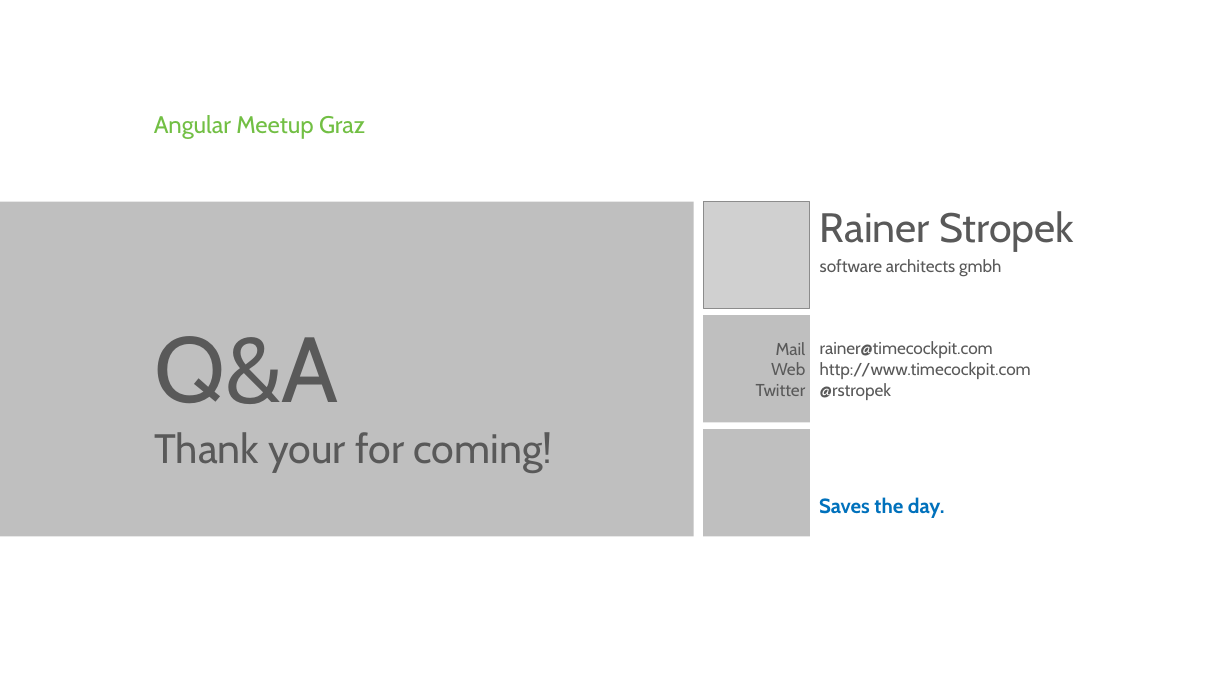
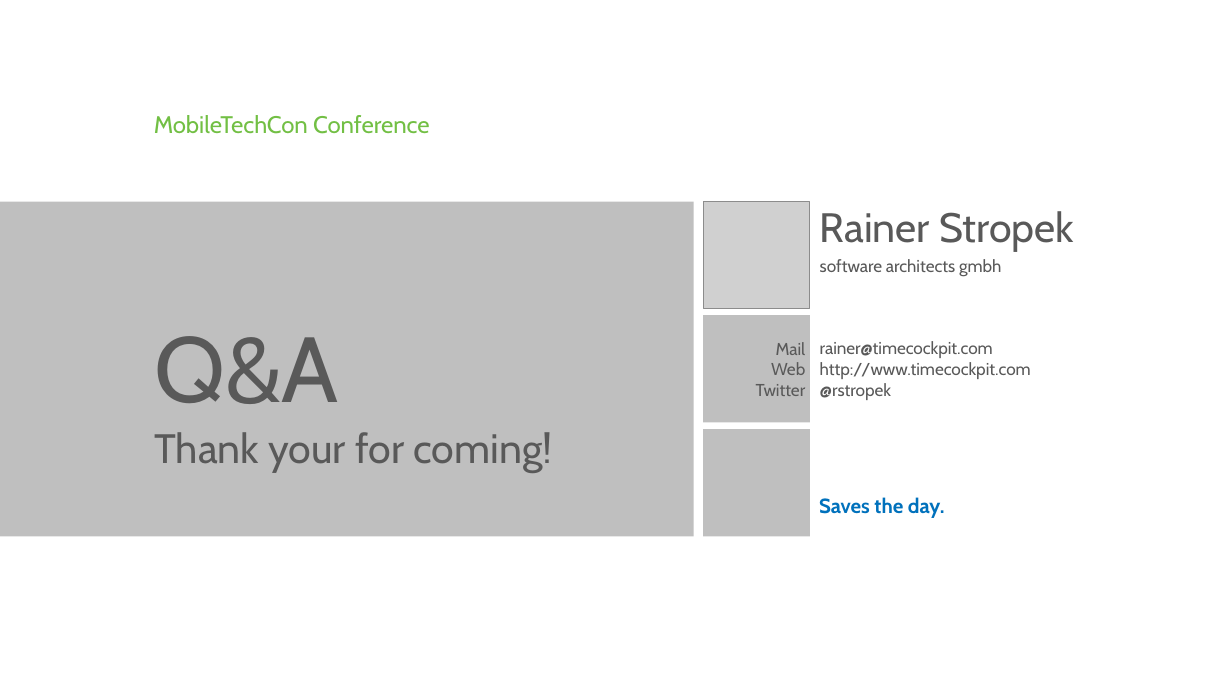
Before and after one commit to rstropek/Samples, a slide deck: slide 12 of AsyncAngular/Slides/AsyncServerless.pptx (slide 14 before the commit). Drawn at 1232x693 pixels with LibreOffice and Linux fonts; fonts in the diff are those of the drawing; grey boxes stand for pictures; background and template pictures are left out. Boxes give left, top, right and bottom in pixels: in the first picture for what was removed or moved away, otherwise in the second. Text is boxed around its words. In the diff, an @@ line names an element or a change of style, - is before the commit and + after.

Commit message:
Update slides for async Angular

```diff
--- a/AsyncAngular/Slides/AsyncServerless.pptx
+++ b/AsyncAngular/Slides/AsyncServerless.pptx
@@ text at bbox=[154, 115, 429, 134]: text changed @@
-Angular Meetup Graz
+MobileTechCon Conference
```
Also in this commit, not shown: 2 other slides changed, 2 slides removed.
